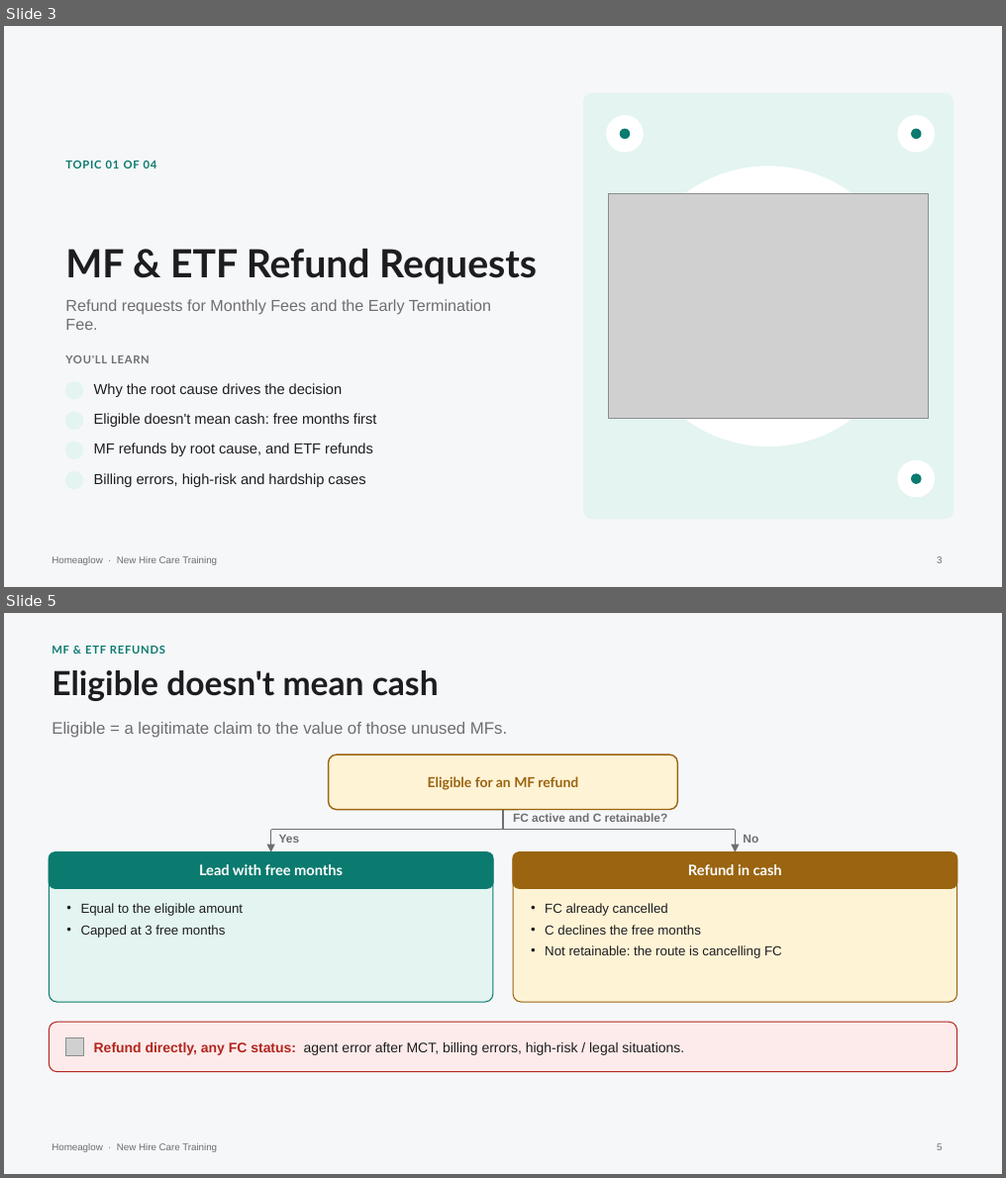
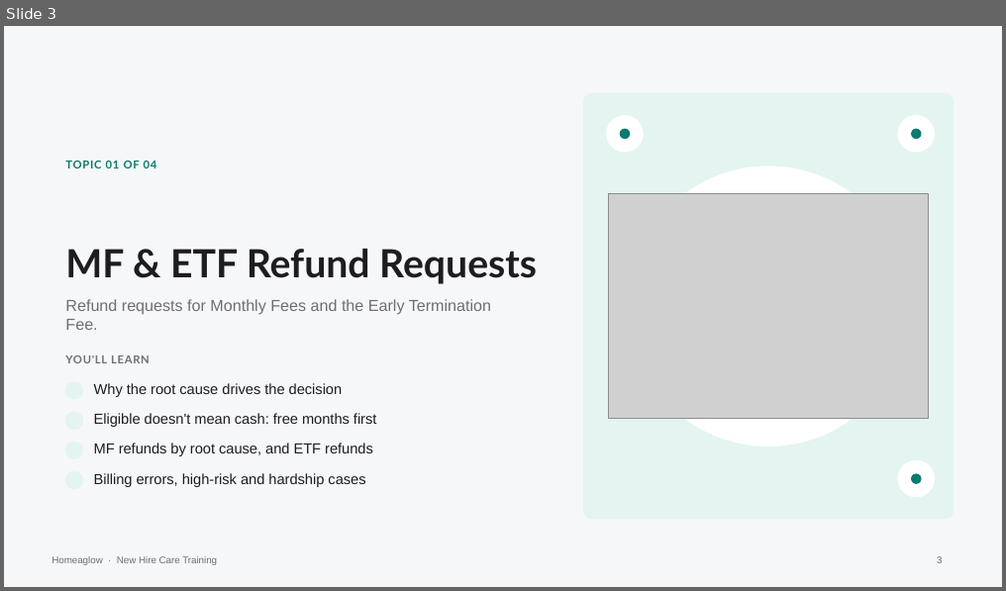
Before and after one commit to anjulimichelle/training, a slide deck: refunds-abuse-duplicates-bulk/refunds-abuse-duplicates-bulk.pptx. Shown one above the other, each under a label of ours: slides 3 and 5 before the commit, slide 3 after it; the slides between them are not shown. The pictures are 1006x1178 and 1006x591 pixels, drawn with LibreOffice and Linux fonts; fonts in the diff are those of the drawing; grey boxes stand for pictures; background and template pictures are left out. Boxes give left, top, right and bottom in pixels: in the first picture for what was removed or moved away, otherwise in the second. Text is boxed around its words. In the diff, an @@ line names an element or a change of style, - is before the commit and + after.

```diff
--- a/refunds-abuse-duplicates-bulk/refunds-abuse-duplicates-bulk.pptx
+++ b/refunds-abuse-duplicates-bulk/refunds-abuse-duplicates-bulk.pptx
@@ slide 5 removed at <box>4,613,1002,1174</box>, background #F6F7F9; not listed: 1 template element that a slide beside it also shows @@
@@ text removed at <box>52,646,165,654</box> @@
-MF & ETF REFUNDS
@@ text removed at <box>52,670,439,701</box> @@
-Eligible doesn't mean cash
@@ text removed at <box>52,722,507,738</box> @@
-Eligible = a legitimate claim to the value of those unused MFs.
@@ rounded rectangle removed at <box>329,755,677,810</box> @@
@@ text removed at <box>428,776,578,790</box> @@
-Eligible for an MF refund
@@ line removed from (503, 810) to (503, 830) @@
@@ text removed at <box>513,813,668,822</box> @@
-FC active and C retainable?
@@ line removed from (270, 830) to (736, 830) @@
@@ arrow removed from (270, 830) to (270, 853) @@
@@ text removed at <box>279,835,300,843</box> @@
-Yes
@@ arrow removed from (736, 830) to (736, 853) @@
@@ text removed at <box>743,835,758,843</box> @@
-No
@@ rounded rectangle removed at <box>49,853,493,1002</box> @@
@@ rounded rectangle removed at <box>49,853,493,888</box> @@
-Lead with free months
@@ rounded rectangle removed at <box>513,853,957,1002</box> @@
@@ rounded rectangle removed at <box>513,853,957,888</box> @@
-Refund in cash
@@ text removed at <box>81,903,243,938</box> @@
-• Equal to the eligible amount
-• Capped at 3 free months
@@ text removed at <box>545,903,782,959</box> @@
-• FC already cancelled
-• C declines the free months
-• Not retainable: the route is cancelling FC
@@ rounded rectangle removed at <box>49,1022,957,1072</box> @@
@@ picture removed at <box>65,1038,84,1057</box> @@
@@ text removed at <box>94,1043,684,1056</box> @@
-Refund directly, any FC status: agent error after MCT, billing errors, high-risk / legal situations.
@@ page number removed at <box>937,1144,942,1151</box> @@
-5
```
Also in this commit, not shown: 3 slides changed, 1 slide added, 1 other file.
